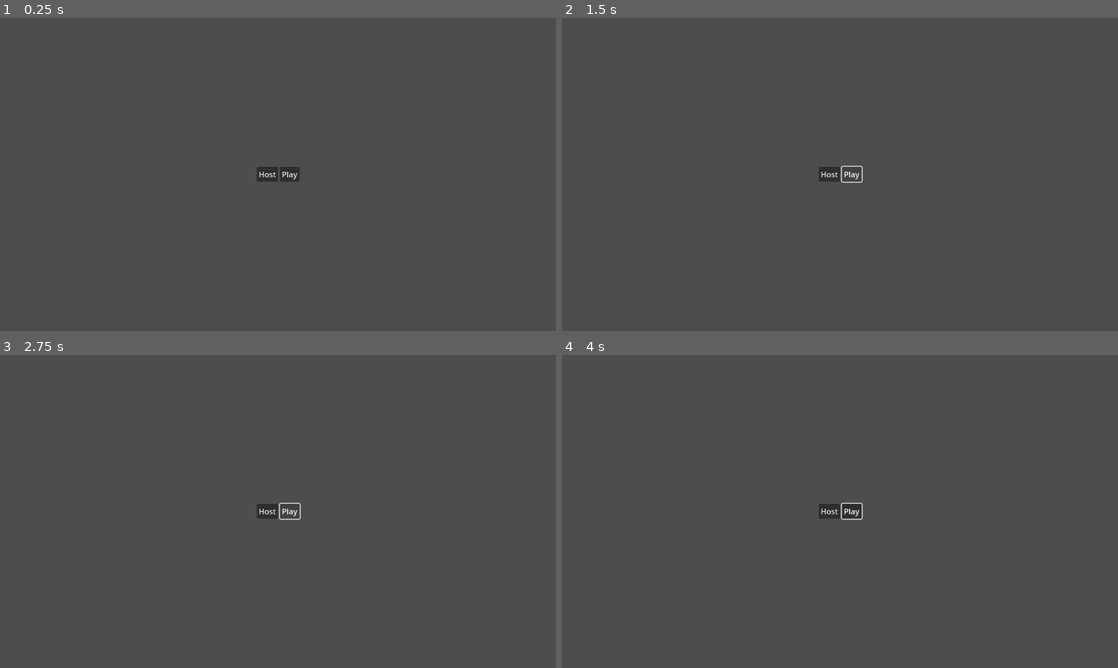
Above: before the commit, frames 1-4 (two rows, left to right).
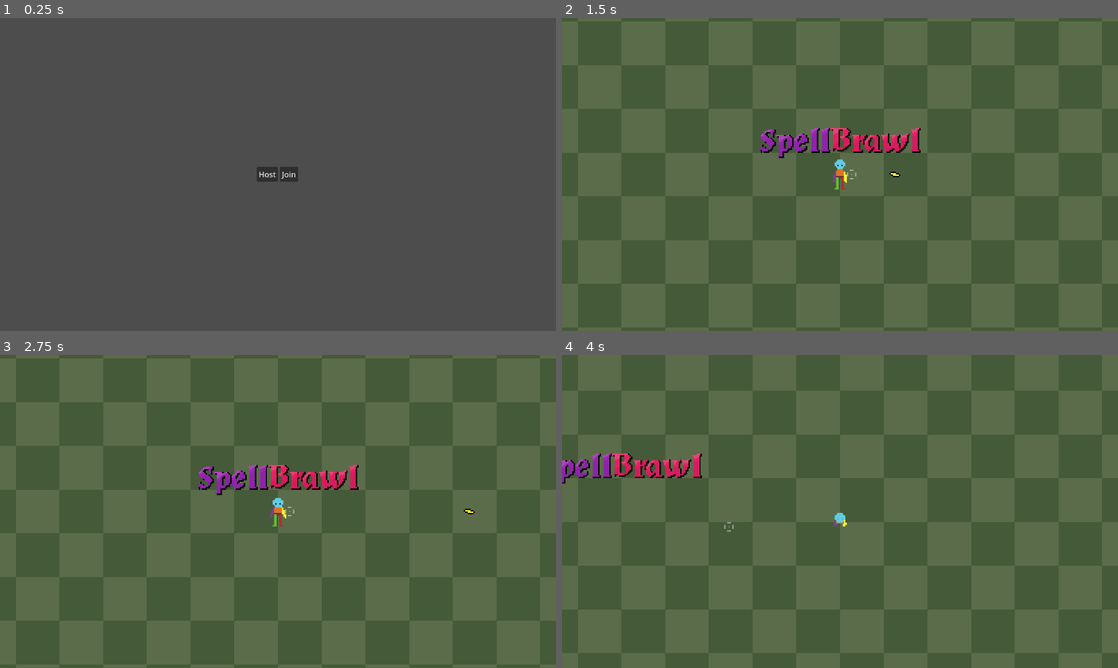
Above: after the commit, the same moments.

Repository: SirNoods/spellbrawl
Game: Godot game, scene res://scenes/UI/main_menu/main_menu.tscn
The game is run twice, just before and just after one commit, with the same random seed, the same clock (stepped at 60 frames per second) and the same inputs.
Inputs (mouse positions are in pixels of both pictures, inside the frame that each line leads up to):
- Up to frame 1 (0.25 s): no input
- Up to frame 2 (1.5 s): click "Host" at 0.5 s; click (851, 174) at 1.25 s, where only the run before the commit has a clickable "Play"
- Up to frame 3 (2.75 s): click (289, 511) at 2 s, where only the run before the commit has a clickable "Play"
- Up to frame 4 (4 s): move the mouse to (962, 495) at 2.77 s; hold D (move_right) 2.78-3.53 s; tap Space (dash) at 2.85 s; move the mouse to (728, 527) at 3.52 s; hold S (move_down) from 3.53 s (still down); tap Backspace (die) at 3.6 s

The runs differ from the first frame. In frame 1, less than 0.1% of the frame differs, in the area x 50-54%, y 47-53%; in frame 2, 50%, in the area x 0-100%, y 0-100%; in frame 3, 50%; in frame 4, 50%.

Commit message:
initial multiplayer testing

Diff:
--- a/scenes/UI/main_menu/main_menu.tscn
+++ b/scenes/UI/main_menu/main_menu.tscn
@@ -31,7 +31,7 @@
 size_flags_vertical = 4
 text = "Host"
 
-[node name="PlayButton" type="Button" parent="HBoxContainer"]
+[node name="JoinButton" type="Button" parent="HBoxContainer"]
 layout_mode = 2
 size_flags_vertical = 4
-text = "Play"
+text = "Join"
--- a/scenes/game.tscn
+++ b/scenes/game.tscn
@@ -1,9 +1,8 @@
-[gd_scene load_steps=7 format=3 uid="uid://cb3u7k67b2t3f"]
+[gd_scene load_steps=6 format=3 uid="uid://cb3u7k67b2t3f"]
 
 [ext_resource type="PackedScene" uid="uid://cb6rb1rtg4flx" path="res://scenes/player.tscn" id="1_uwrxv"]
 [ext_resource type="PackedScene" uid="uid://c78b41p3lltbn" path="res://scenes/basic_background.tscn" id="2_yqjtg"]
 [ext_resource type="Texture2D" uid="uid://cfwlgmisi6dv3" path="res://assets/GUI/spellbrawltitle.png" id="3_lnu2h"]
-[ext_resource type="PackedScene" uid="uid://nvminsbq3acm" path="res://scenes/mob_slime.tscn" id="4_lbhrr"]
 
 [sub_resource type="FastNoiseLite" id="FastNoiseLite_uwrxv"]
 
@@ -23,21 +22,6 @@
 position = Vector2(0, -23)
 texture = ExtResource("3_lnu2h")
 
-[node name="MobSlime2" parent="." instance=ExtResource("4_lbhrr")]
-position = Vector2(-154, 32)
-
-[node name="MobSlime3" parent="." instance=ExtResource("4_lbhrr")]
-position = Vector2(-113, -77)
-
-[node name="MobSlime4" parent="." instance=ExtResource("4_lbhrr")]
-position = Vector2(32, -87)
-
-[node name="MobSlime5" parent="." instance=ExtResource("4_lbhrr")]
-position = Vector2(59, 71)
-
-[node name="MobSlime" parent="." instance=ExtResource("4_lbhrr")]
-position = Vector2(143, -12)
-
 [node name="Player" parent="." instance=ExtResource("1_uwrxv")]
 
 [node name="Camera2D" type="Camera2D" parent="Player"]
--- a/scripts/UI/main_menu/main_menu.gd
+++ b/scripts/UI/main_menu/main_menu.gd
@@ -1,14 +1,30 @@
 extends Control
 
+const PORT: int = 3000
+
+var main_scene: PackedScene = preload("uid://cb3u7k67b2t3f")
+
 @onready var host_button: Button = $HBoxContainer/HostButton
-@onready var play_button: Button = $HBoxContainer/PlayButton
+@onready var join_button: Button = $HBoxContainer/JoinButton
 
 func _ready() -> void:
 	host_button.pressed.connect(_on_host_pressed)
-	play_button.pressed.connect(_on_play_pressed)
+	join_button.pressed.connect(_on_play_pressed)
+	multiplayer.peer_connected.connect(_on_peer_connected)
 
 func _on_host_pressed() -> void:
-	print("host pressed")
+	var server_peer := ENetMultiplayerPeer.new()
+	server_peer.create_server(PORT)
+	multiplayer.multiplayer_peer = server_peer
+	get_tree().change_scene_to_packed(main_scene)
+
 
 func _on_play_pressed() -> void:
-	print("play pressed")
+	var client_peer := ENetMultiplayerPeer.new()
+	client_peer.create_client("127.0.0.1", PORT)
+	multiplayer.multiplayer_peer = client_peer
+	get_tree().change_scene_to_packed(main_scene)
+
+func _on_peer_connected(id: int):
+	print("my peer id: %s" % multiplayer.get_unique_id())
+	print("peer connected %s" % id)
